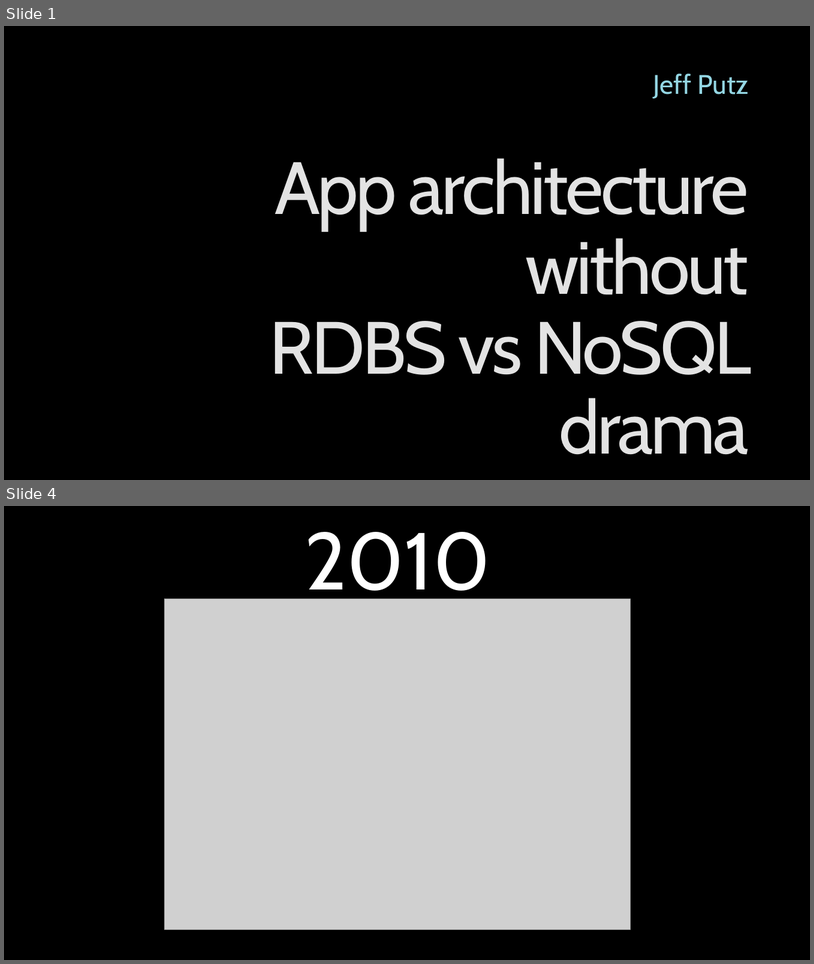
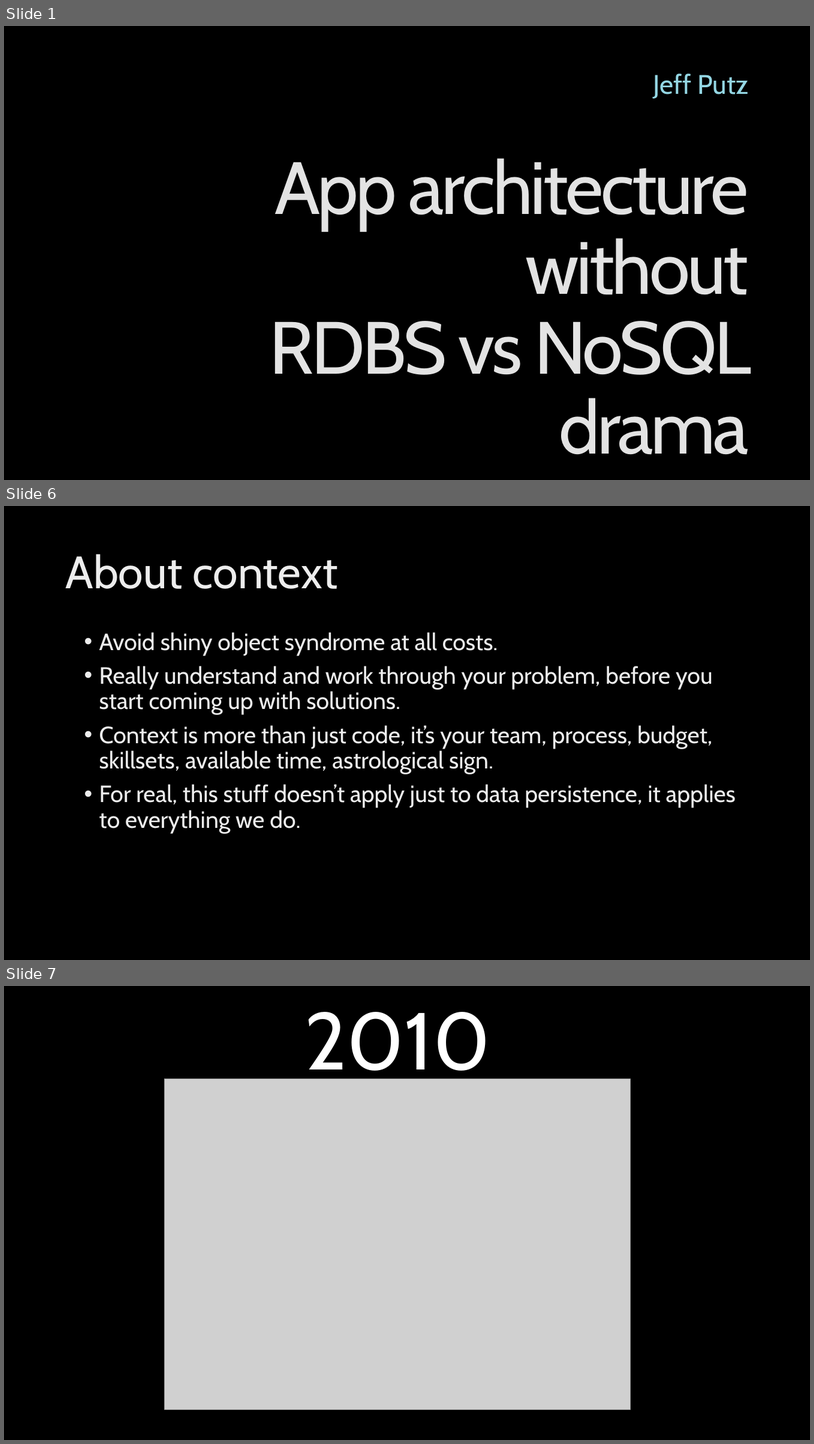
Before and after one commit to jeffputz/presentations, a slide deck: Architecture Without Data Drama.pptx. Shown one above the other, each under a label of ours: slides 1 and 4 before the commit, slides 1, 6 and 7 after it; the slides between them are not shown. The pictures are 814x964 and 814x1444 pixels, drawn with LibreOffice and Linux fonts; fonts in the diff are those of the drawing; grey boxes stand for pictures; background and template pictures are left out. Boxes give left, top, right and bottom in pixels: in the first picture for what was removed or moved away, otherwise in the second. Text is boxed around its words. In the diff, an @@ line names an element or a change of style, - is before the commit and + after.

```diff
--- a/Architecture Without Data Drama.pptx
+++ b/Architecture Without Data Drama.pptx
@@ slide 6 added at (x1=4, y1=506, x2=810, y2=960), background picture (left out) @@
@@ title added at (x1=65, y1=554, x2=338, y2=589), 54 pt, text gradient #BFBFBF to #EDEDED to #FFFFFF @@
+About context
@@ text added at (x1=99, y1=632, x2=736, y2=833), 28 pt, text gradient #BFBFBF to #EDEDED to #FFFFFF @@
+• Avoid shiny object syndrome at all costs.
+• Really understand and work through your problem, before you start coming up with solutions.
+• Context is more than just code, it’s your team, process, budget, skillsets, available time, astrological sign.
+• For real, this stuff doesn’t apply just to data persistence, it applies to everything we do.
@@ what was slide 4 is now slide 7 @@
```
Also in this commit, not shown: 6 slides changed, 3 other slides added, 1 slide removed.
